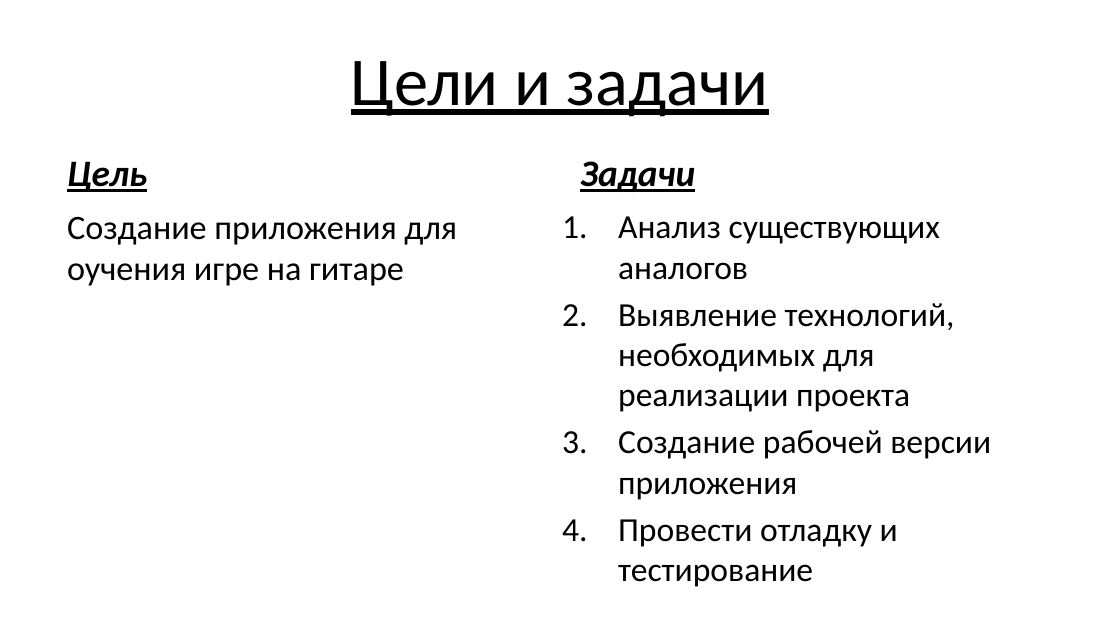
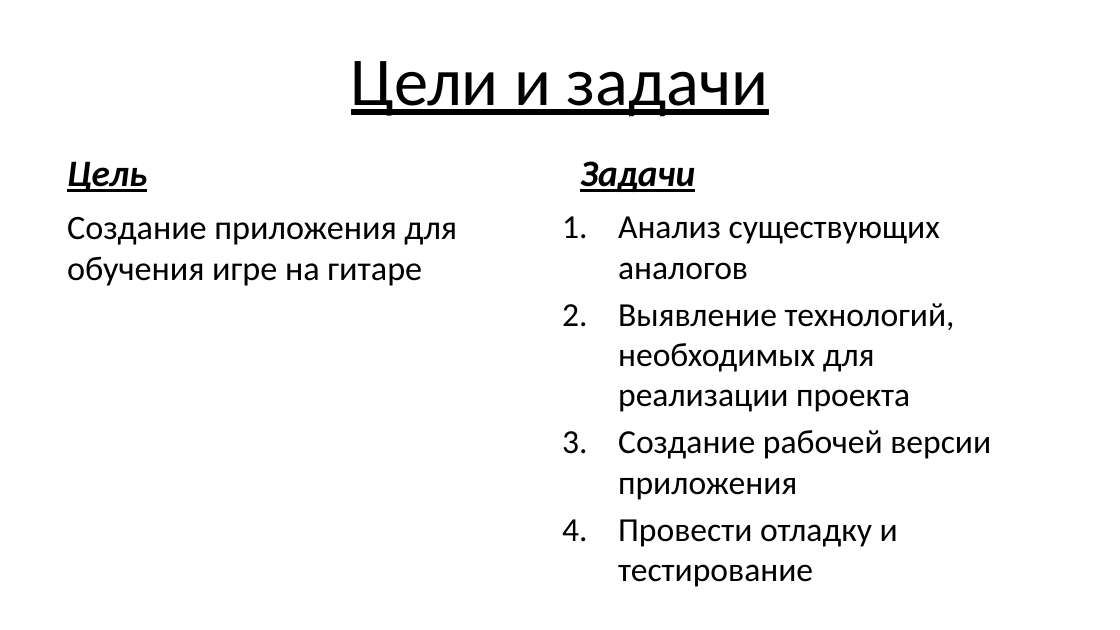
Before and after one commit to gfehka/GuitarTabs, a slide deck: slide 2 of Презентация.pptx. Drawn at 1120x630 pixels with LibreOffice and Linux fonts; fonts in the diff are those of the drawing. Boxes give left, top, right and bottom in pixels: in the first picture for what was removed or moved away, otherwise in the second. Text is boxed around its words. In the diff, an @@ line names an element or a change of style, - is before the commit and + after.

```diff
--- a/Презентация.pptx
+++ b/Презентация.pptx
@@ text at (67, 216, 457, 286): text changed @@
-Создание приложения для оучения игре на гитаре
+Создание приложения для обучения игре на гитаре
```
Also in this commit, not shown: 1 other slide changed.
